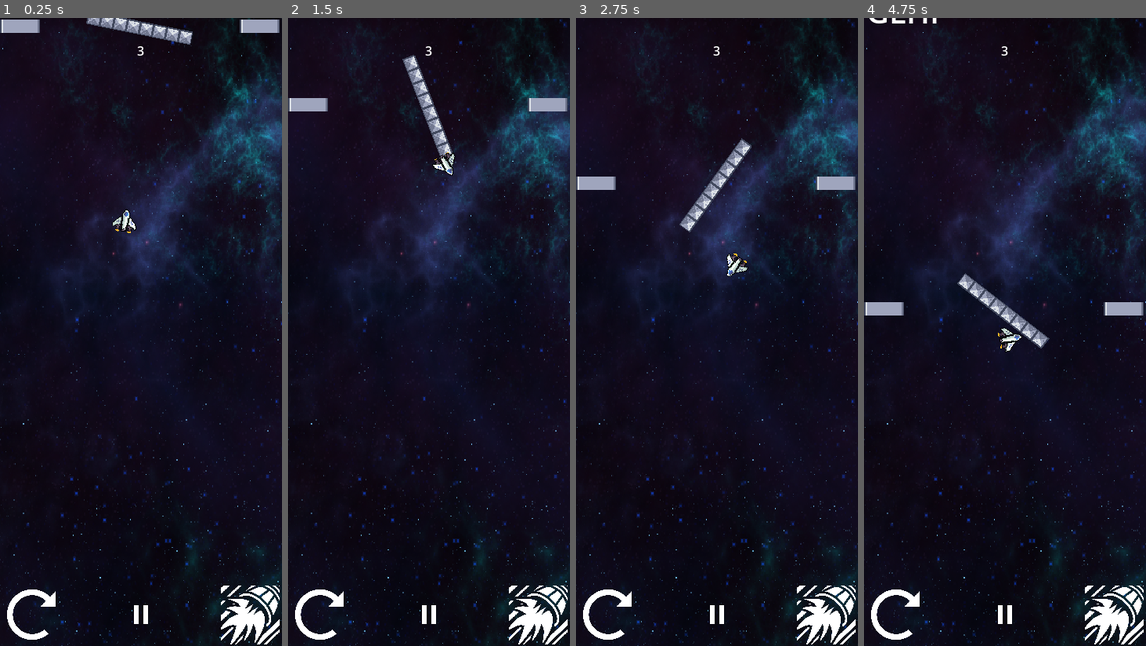
Above: before the commit, frames 1-4 (left to right).
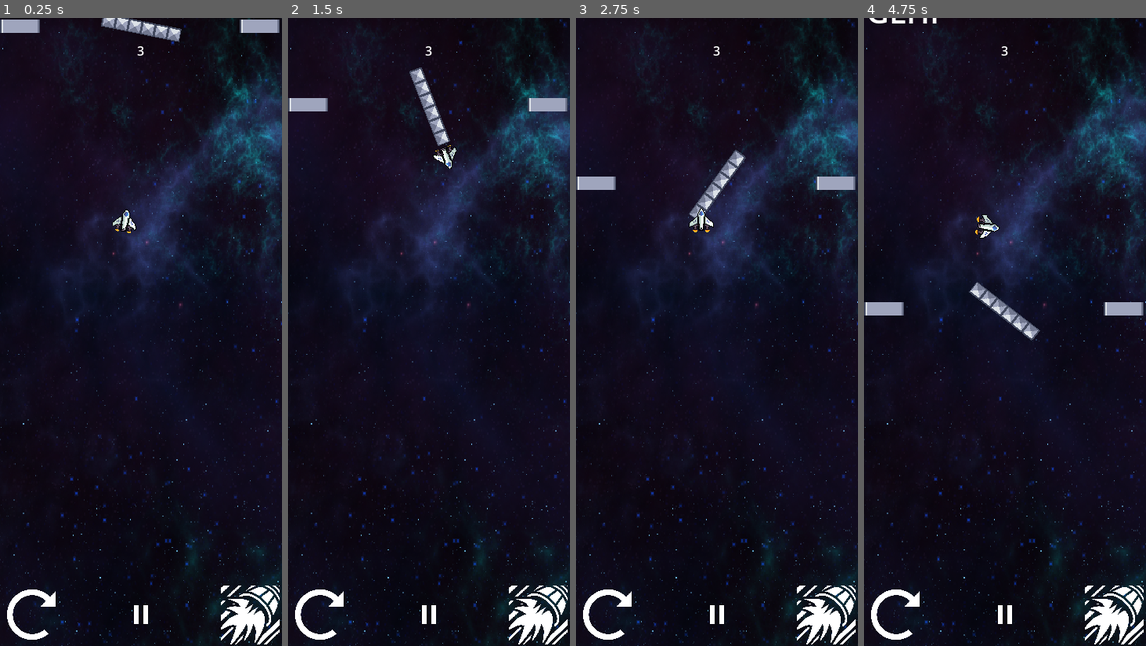
Above: after the commit, the same moments.

Repository: Alxlol/NeonSurge2
Game: Godot game, scene res://levels/infinity.tscn
Two runs of this game, one before a commit and one after it. Both use one fixed random seed, a clock stepped at 60 frames per second and the inputs below.
Inputs:
- Up to frame 1 (0.25 s): no input
- Up to frame 2 (1.5 s): hold Space (Thrust) 0.53-1.28 s; tap Ctrl (Rotate) at 0.6, 1.35 s
- Up to frame 3 (2.75 s): hold Space (Thrust) from 2.03 s (still down); tap Ctrl (Rotate) at 2.1 s
- Up to frame 4 (4.75 s): tap Ctrl (Rotate) at 2.85, 3.6, 4.35 s; release Space (Thrust) at 3.53 s

The runs differ from the first frame. In frame 1, 0.5% of the frame differs, in the area x 30-69%, y 0-5%; in frame 2, 0.8%; in frame 3, 0.9%, in the area x 36-63%, y 19-42%; in frame 4, 0.9%.

Commit message:
@tool script testing, added size and rotation option to obstacle, reflected in editor

Diff:
--- a/actors/obstacles/obstacle_01.gd
+++ b/actors/obstacles/obstacle_01.gd
@@ -1,9 +1,9 @@
 extends Node2D
 
 @export var rotation_speed : float = 0.8
-# Called when the node enters the scene tree for the first time.
-func _ready() -> void:
-	pass # Replace with function body.
+@export var size : int = 5
+@onready var tile_map: TileMapLayer = $Anchor/TileMapLayer
+@export var tile_id: int = 0
 
 
 # Called every frame. 'delta' is the elapsed time since the previous frame.
--- a/actors/obstacles/obstacle_01.tscn
+++ b/actors/obstacles/obstacle_01.tscn
@@ -1,14 +1,26 @@
-[gd_scene load_steps=3 format=4 uid="uid://3tlxh7vyren0"]
+[gd_scene load_steps=4 format=4 uid="uid://3tlxh7vyren0"]
 
 [ext_resource type="TileSet" uid="uid://bv88ixiarhoh7" path="res://art/tilemaps/tile_set.tres" id="1_ig6c6"]
-[ext_resource type="Script" path="res://actors/obstacles/obstacle_01.gd" id="2_upr7t"]
+[ext_resource type="Script" path="res://actors/obstacles/obstacle_tool.gd" id="1_w0krt"]
+
+[sub_resource type="RectangleShape2D" id="RectangleShape2D_pfels"]
+size = Vector2(102, 17)
 
 [node name="Obstacle01" type="Node2D"]
-script = ExtResource("2_upr7t")
+script = ExtResource("1_w0krt")
+pause = true
+size = 6
 
-[node name="Anchor" type="Marker2D" parent="."]
+[node name="PivotPoint" type="Marker2D" parent="."]
 
-[node name="TileMapLayer" type="TileMapLayer" parent="Anchor"]
-position = Vector2(-68, -9)
-tile_map_data = PackedByteArray("AAAAAAAAAAACAAAAAAABAAAAAAACAAAAAAACAAAAAAACAAAAAAADAAAAAAACAAAAAAAEAAAAAAACAAAAAAAFAAAAAAACAAAAAAAGAAAAAAACAAAAAAAHAAAAAAACAAAAAAA=")
+[node name="TileMapLayer" type="TileMapLayer" parent="PivotPoint"]
+position = Vector2(-50.9336, -9.36873)
+tile_map_data = PackedByteArray("AAAAAAAAAAAAAAAAAAABAAAAAAAAAAAAAAACAAAAAAAAAAAAAAADAAAAAAAAAAAAAAAEAAAAAAAAAAAAAAAFAAAAAAAAAAAAAAA=")
 tile_set = ExtResource("1_ig6c6")
+
+[node name="Area2D" type="Area2D" parent="PivotPoint" groups=["obstacle"]]
+visible = false
+
+[node name="CollisionShape2D" type="CollisionShape2D" parent="PivotPoint/Area2D"]
+position = Vector2(0, -0.5)
+shape = SubResource("RectangleShape2D_pfels")
--- /dev/null
+++ b/actors/obstacles/obstacle_tool.gd
@@ -0,0 +1,39 @@
+@tool
+extends Node2D
+@export var pause : bool = false
+@export var rotation_speed : float = 0.8
+@onready var tile_map: TileMapLayer = $PivotPoint/TileMapLayer
+@onready var pivot_point: Marker2D = $PivotPoint
+@export var tile_id: int = 0
+
+@export var reset_rotation : bool = false:
+	set(new_value):
+		if Engine.is_editor_hint():
+			reset_rotation = new_value
+			pivot_point.rotation = 0
+
+@export var size : int = 4:
+	set(new_size):
+		size = new_size
+		update_bar_size()
+
+# Called when the node enters the scene tree for the first time.
+func _ready() -> void:
+
+	pass # Replace with function body.
+
+
+# Called every frame. 'delta' is the elapsed time since the previous frame.
+func _process(delta: float) -> void:
+	if(!pause || !Engine.is_editor_hint()):
+		pivot_point.rotate(rotation_speed * delta)
+
+
+func update_bar_size():
+	if Engine.is_editor_hint():
+		if(tile_map):
+			tile_map.clear()
+
+		for i in range(size):
+			var position = Vector2i(i, 0)
+			tile_map.set_cell(Vector2i(i, 0), 0, Vector2i(0, 0))
--- a/levels/infinity/modules/module_00.tscn
+++ b/levels/infinity/modules/module_00.tscn
@@ -16,4 +16,5 @@
 text = "GLHF"
 
 [node name="Obstacle01" parent="." index="4" instance=ExtResource("2_b3h30")]
-position = Vector2(178, 793)
+position = Vector2(180, 793)
+reset_rotation = true
